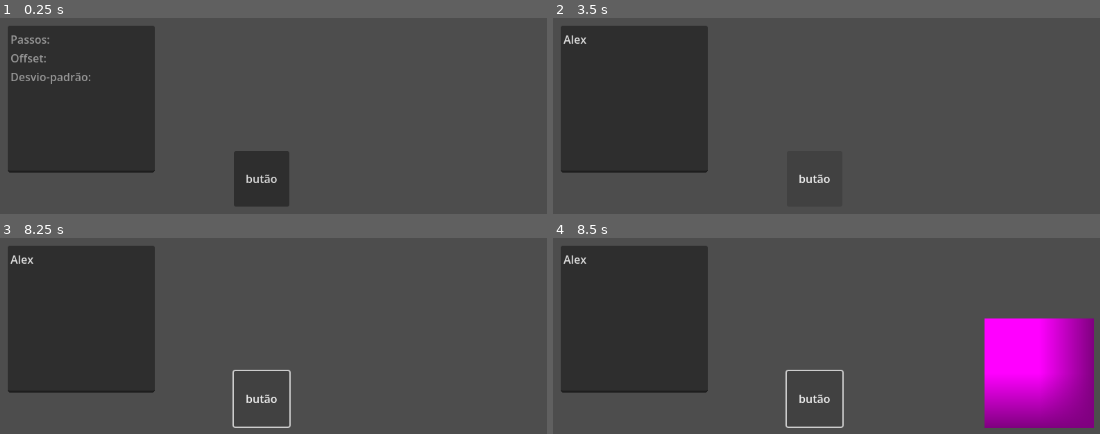
Above: before the commit, frames 1-4 (two rows, left to right).
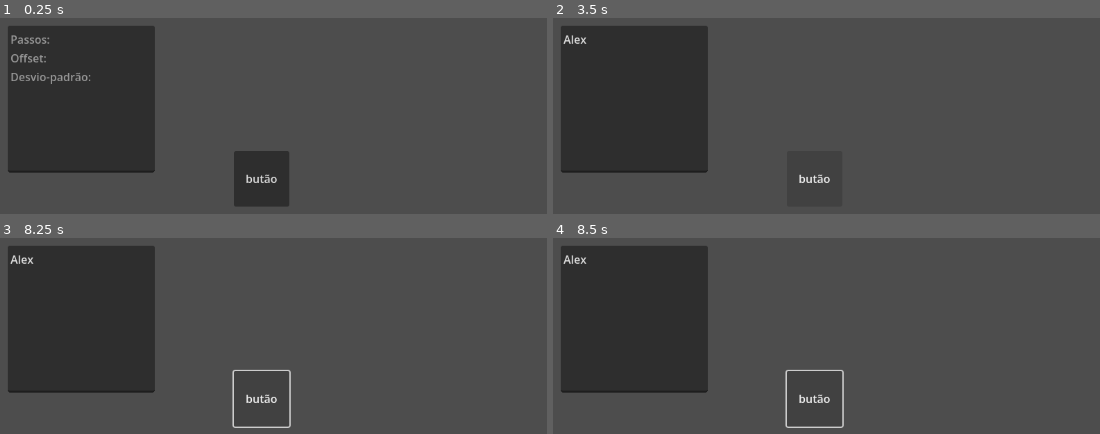
Above: after the commit, the same moments.

Repository: Gus-Kruz/projeto-bixarada
Game: Godot game, scene res://menu/calibracao.tscn
The game is run twice, just before and just after one commit, with the same random seed, the same clock (stepped at 60 frames per second) and the same inputs. The project has no main scene, so this scene is started directly. Sound files missing from this copy of the repository are replaced by a short silence.
Inputs (mouse positions are in pixels of both pictures, inside the frame that each line leads up to):
- Up to frame 1 (0.25 s): no input
- Up to frame 2 (3.5 s): click (635, 98) at 0.52 s; type "Alex" at 0.6 s; click "butão" at 1.25 s; click "butão" at 2 s; click "butão" at 2.75 s
- Up to frame 3 (8.25 s): tap Enter at 3.5, 5, 6.5 s; tap Up (cima2) every 0.75 s from 3.6 to 8.1 s; tap Space at 4.25, 5.75, 7.25 s
- Up to frame 4 (8.5 s): no input

Frames 1-3 are identical in both runs. In frame 4, 11% of the frame differs, in the area x 78-99%, y 40-97%.

Commit message:
calibração finalizada

Diff:
--- a/menu/calibracao.tscn
+++ b/menu/calibracao.tscn
@@ -22,6 +22,8 @@
 texture = SubResource("PlaceholderTexture2D_0ge7o")
 
 [node name="Timer" type="Timer" parent="." unique_id=742412040]
+wait_time = 0.79
+one_shot = true
 
 [node name="AudioStreamPlayer" type="AudioStreamPlayer" parent="." unique_id=636313716]
 stream = ExtResource("2_dyd77")
--- a/scripts/calibracao.gd
+++ b/scripts/calibracao.gd
@@ -4,7 +4,6 @@
 var downTimes: Array;
 var diffTimes: Array;
 
-# Called when the node enters the scene tree for the first time.
 var timer;
 var audio;
 var sprite;
@@ -20,6 +19,7 @@
 	var mean = sum/len(diffTimes);
 
 	var stdDev = (diffTimes.reduce(func(accum, num): return accum+(num-mean)**2))/len(diffTimes);
+	stdDev = sqrt(stdDev);
 
 	text.set_line(0, 'Offset: {0}ms\nStdDev: {1}ms'.format([snapped(mean/1000, 0.01), snapped(stdDev/1000, 0.01)]));
 
@@ -41,16 +41,13 @@
 
 func _on_pressed() -> void:
 	timer.start();
+	audio.play();
 
-	# Espera pois tick do áudio acontece antes de 1s
-	await get_tree().create_timer(0.21).timeout;
+func _on_audio_stream_player_finished() -> void:
+	timer.start();
 	audio.play();
 
 func _on_timer_timeout() -> void:
 	show_block();
 	timerTimes.append(Time.get_ticks_usec());
 	updateFlag = true;
-
-# Gambiarra pois audio loop forward não funciona?
-func _on_audio_stream_player_finished() -> void:
-	audio.play()
Not shown, changed: recursos/musica-sfx/beat_calibracao.wav.import
